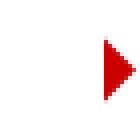
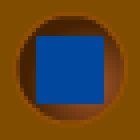
The second 140px x 140px image is a revision of the first. Changes to its layers:
showed "图层 5" over (x1=36, y1=36, x2=104, y2=104)
hid "图层 9" over (x1=104, y1=36, x2=136, y2=104)
showed "图层 2" over (x1=4, y1=4, x2=132, y2=128)
showed "图层 1" over (x1=0, y1=0, x2=140, y2=140)
